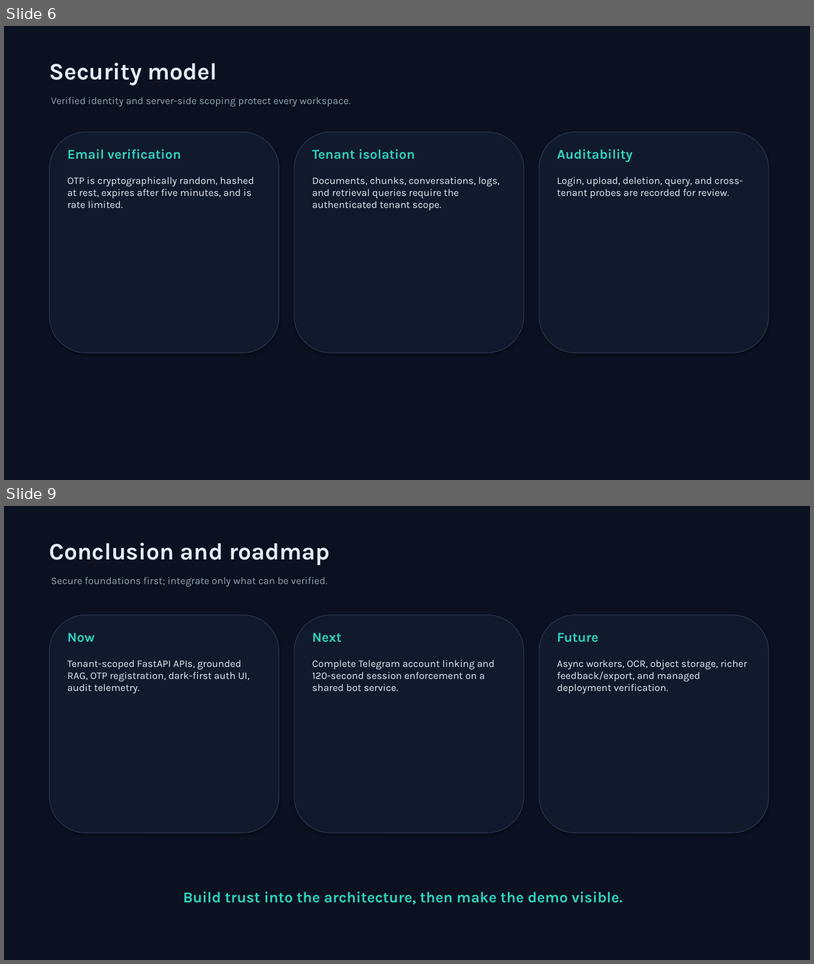
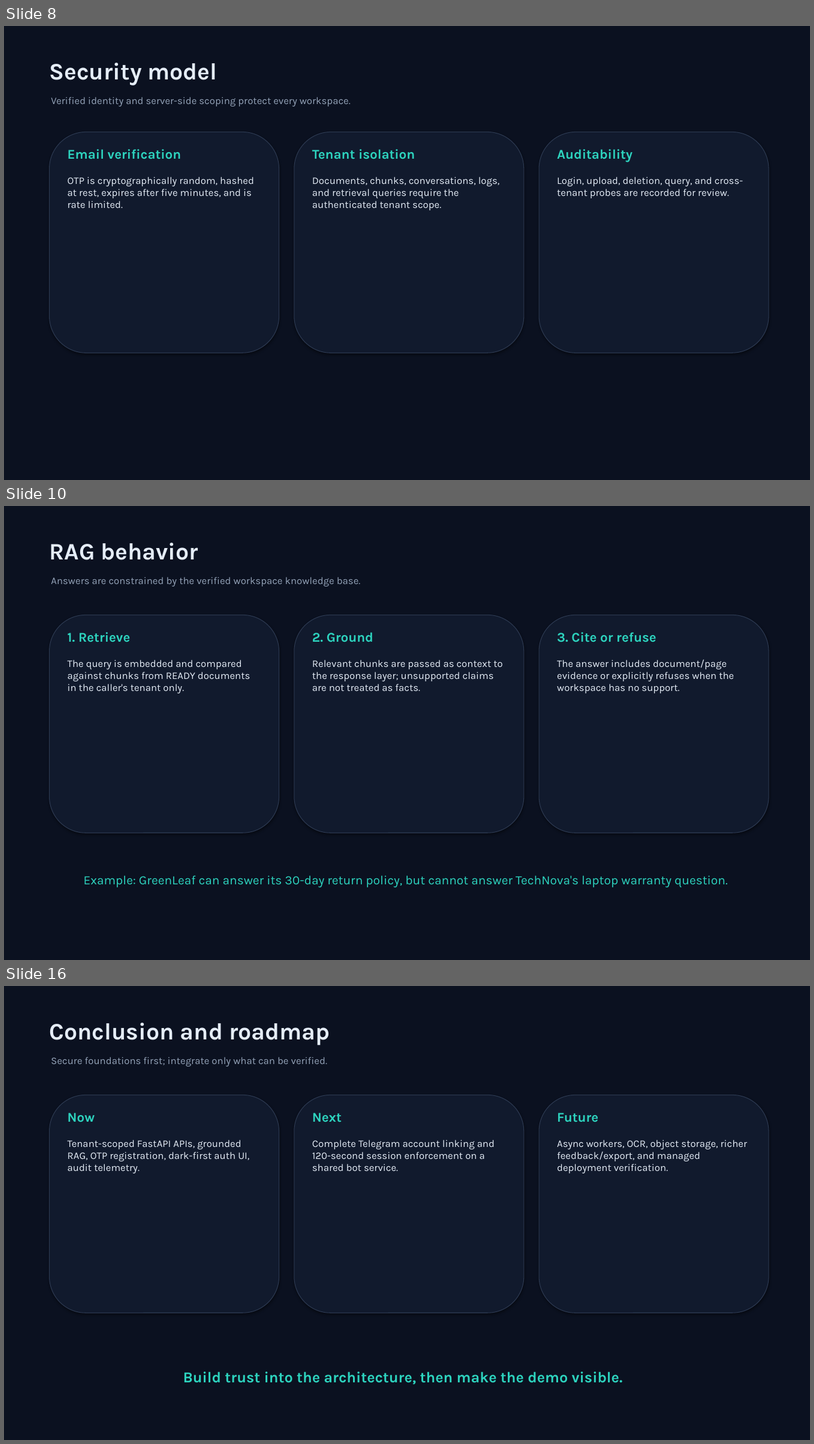
Before and after one commit to aksharganji23/tenantAI, a slide deck: presentation/SaaSsum_AI_Presentation.pptx. Shown one above the other, each under a label of ours: slides 6 and 9 before the commit, slides 8, 10 and 16 after it; the slides between them are not shown. The pictures are 814x964 and 814x1444 pixels, drawn with LibreOffice and Linux fonts; fonts in the diff are those of the drawing. Boxes give left, top, right and bottom in pixels: in the first picture for what was removed or moved away, otherwise in the second. Text is boxed around its words. In the diff, an @@ line names an element or a change of style, - is before the commit and + after.

```diff
--- a/presentation/SaaSsum_AI_Presentation.pptx
+++ b/presentation/SaaSsum_AI_Presentation.pptx
@@ slide 10 added at box(4, 506, 810, 960), background #0B1120 @@
@@ text added at box(49, 543, 199, 560), 28 pt, text #E5EDF7, bold @@
+RAG behavior
@@ text added at box(51, 577, 361, 586), 12 pt, text #94A3B8 @@
+Answers are constrained by the verified workspace knowledge base.
@@ rounded rectangle added at box(50, 615, 279, 832), fill #111A2D, outline #2D3A52 0.75 pt @@
@@ rounded rectangle added at box(294, 615, 524, 832), fill #111A2D, outline #2D3A52 0.75 pt @@
@@ rounded rectangle added at box(539, 615, 769, 832), fill #111A2D, outline #2D3A52 0.75 pt @@
@@ text added at box(68, 632, 130, 642), 16 pt, text #2DD4BF, bold @@
+1. Retrieve
@@ text added at box(312, 632, 374, 642), 16 pt, text #2DD4BF, bold @@
+2. Ground
@@ text added at box(557, 632, 656, 642), 16 pt, text #2DD4BF, bold @@
+3. Cite or refuse
@@ text added at box(68, 660, 250, 693), 12 pt, text #E5EDF7 @@
+The query is embedded and compared against chunks from READY documents in the caller's tenant only.
@@ text added at box(312, 660, 503, 691), 12 pt, text #E5EDF7 @@
+Relevant chunks are passed as context to the response layer; unsupported claims are not treated as facts.
@@ text added at box(557, 659, 734, 693), 12 pt, text #E5EDF7 @@
+The answer includes document/page evidence or explicitly refuses when the workspace has no support.
@@ text added at box(84, 875, 728, 887), 15 pt, text #2DD4BF @@
+Example: GreenLeaf can answer its 30-day return policy, but cannot answer TechNova's laptop warranty question.
@@ what was slide 6 is now slide 8 @@
@@ what was slide 9 is now slide 16 @@
```
Also in this commit, not shown: 2 slides changed, 7 other slides added, 1 slide removed, 1 other file.
